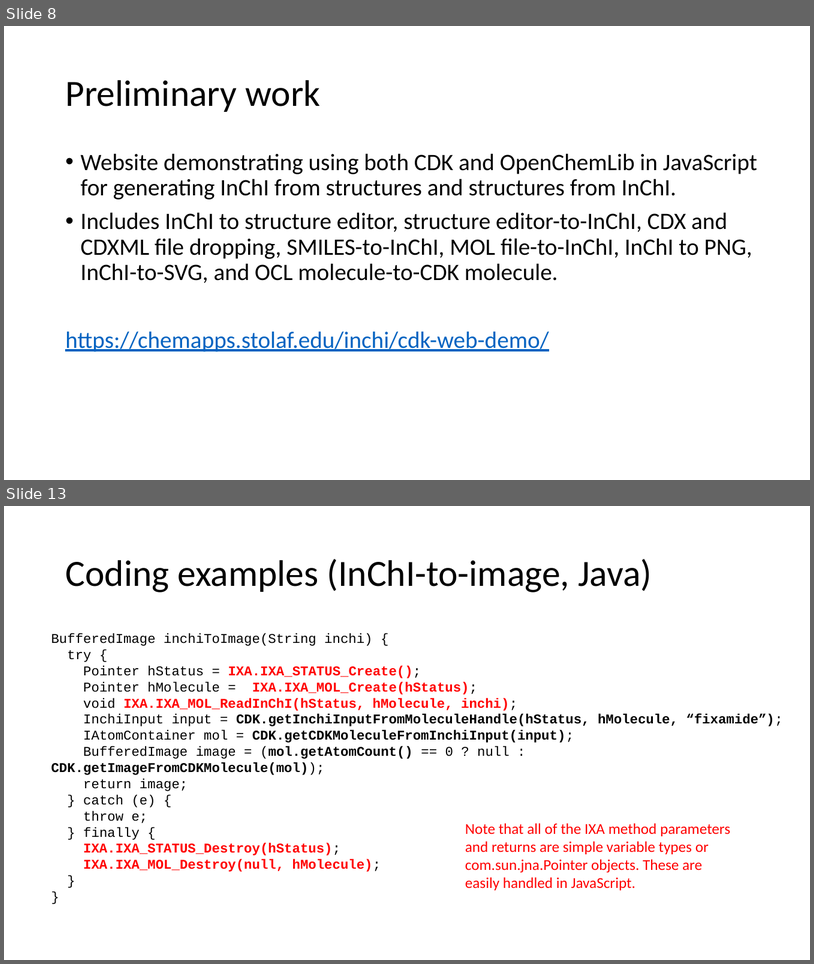
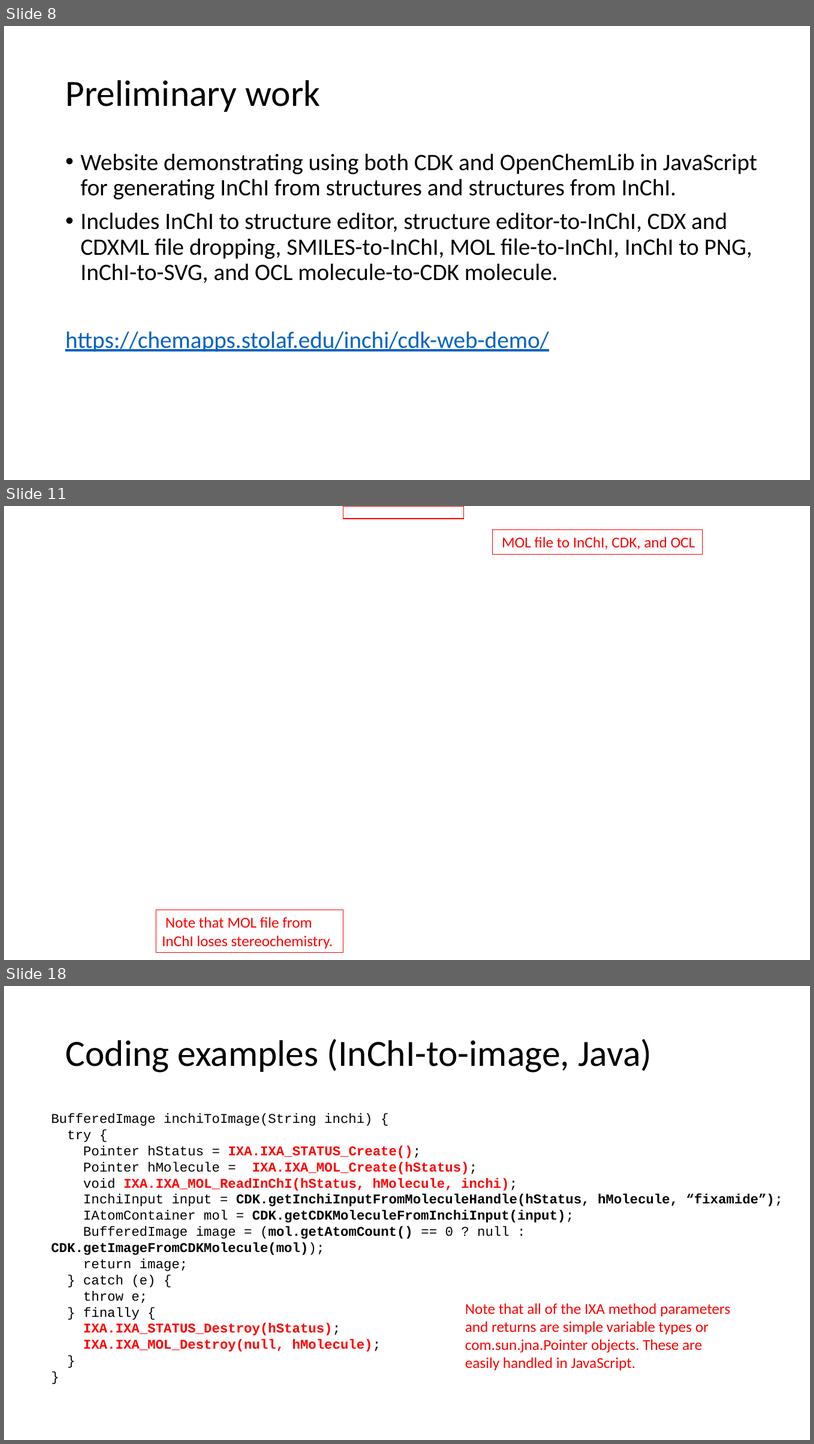
Before and after one commit to BobHanson/InChI-SwingJS, a slide deck: pdf/Java_JavaScript_Proposal.pptx. Shown one above the other, each under a label of ours: slides 8 and 13 before the commit, slides 8, 11 and 18 after it; the slides between them are not shown. The pictures are 814x964 and 814x1444 pixels, drawn with LibreOffice and Linux fonts; fonts in the diff are those of the drawing; background and template pictures are left out. Boxes give left, top, right and bottom in pixels: in the first picture for what was removed or moved away, otherwise in the second. Text is boxed around its words. In the diff, an @@ line names an element or a change of style, - is before the commit and + after.

```diff
--- a/pdf/Java_JavaScript_Proposal.pptx
+++ b/pdf/Java_JavaScript_Proposal.pptx
@@ slide 11 added at (x1=4, y1=506, x2=810, y2=960), background picture (left out) @@
@@ rectangle added at (x1=344, y1=506, x2=464, y2=519), outline #FF0000 1 pt @@
@@ rectangle added at (x1=493, y1=529, x2=704, y2=554), outline #FF0000 0.75 pt, 18 pt, text #FF0000 @@
+MOL file to InChI, CDK, and OCL
@@ rectangle added at (x1=156, y1=910, x2=344, y2=952), outline #FF0000 0.75 pt, 18 pt, text #FF0000 @@
+Note that MOL file from InChI loses stereochemistry.
@@ what was slide 13 is now slide 18 @@
```
Also in this commit, not shown: 7 slides changed, 7 other slides added, 3 slides removed, 1 other file.
